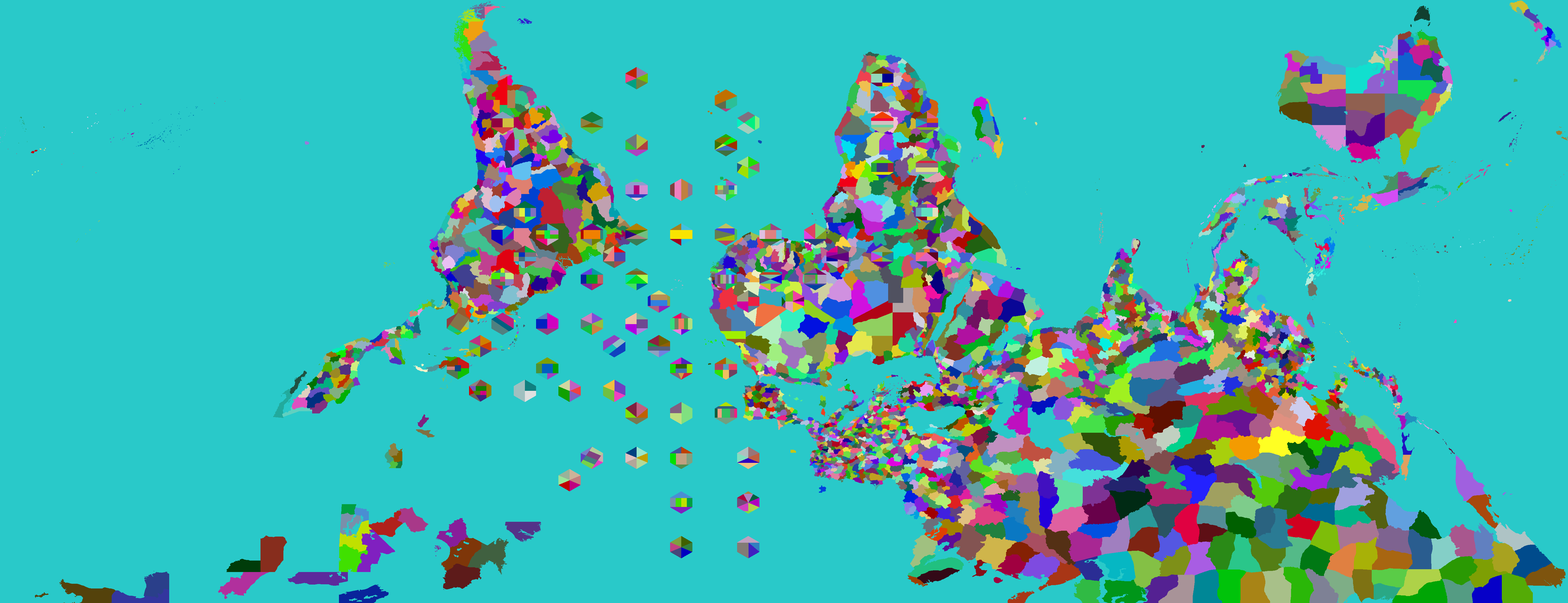
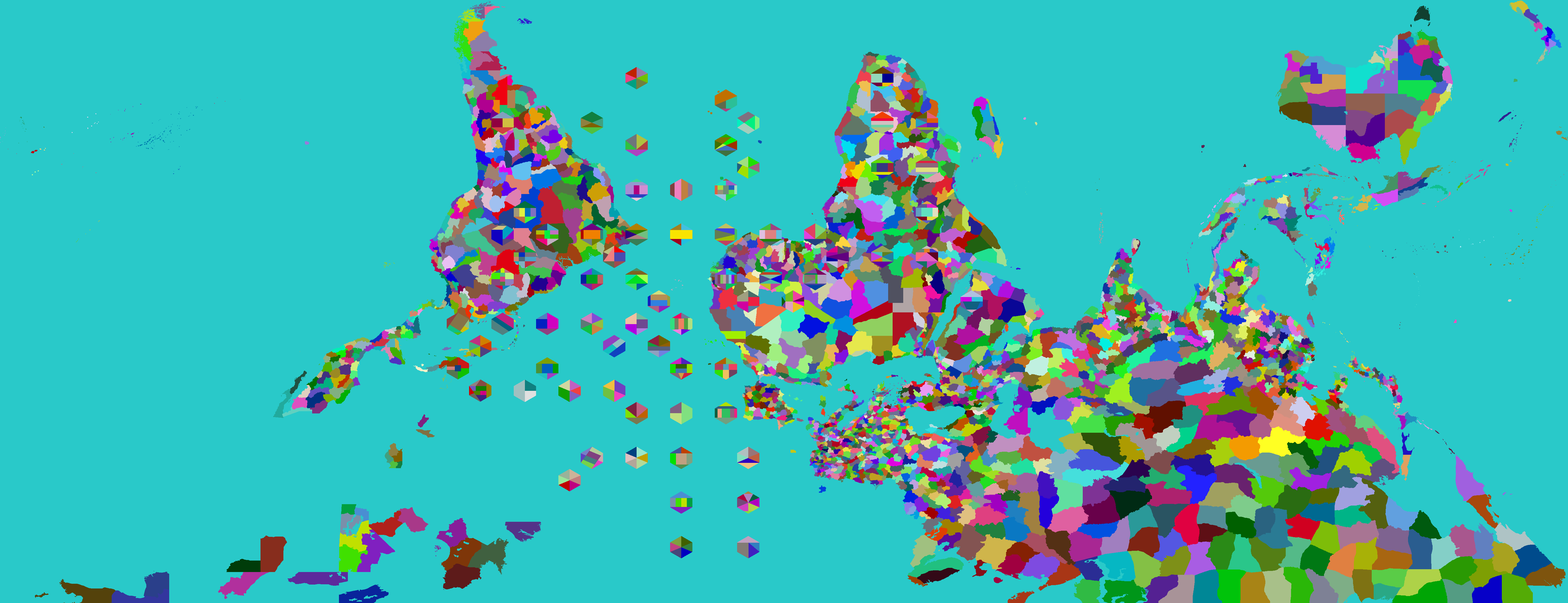
Layers edited between the first and the second 1568 × 603 image:
painted on "Provinces" over [791, 290, 983, 435]
